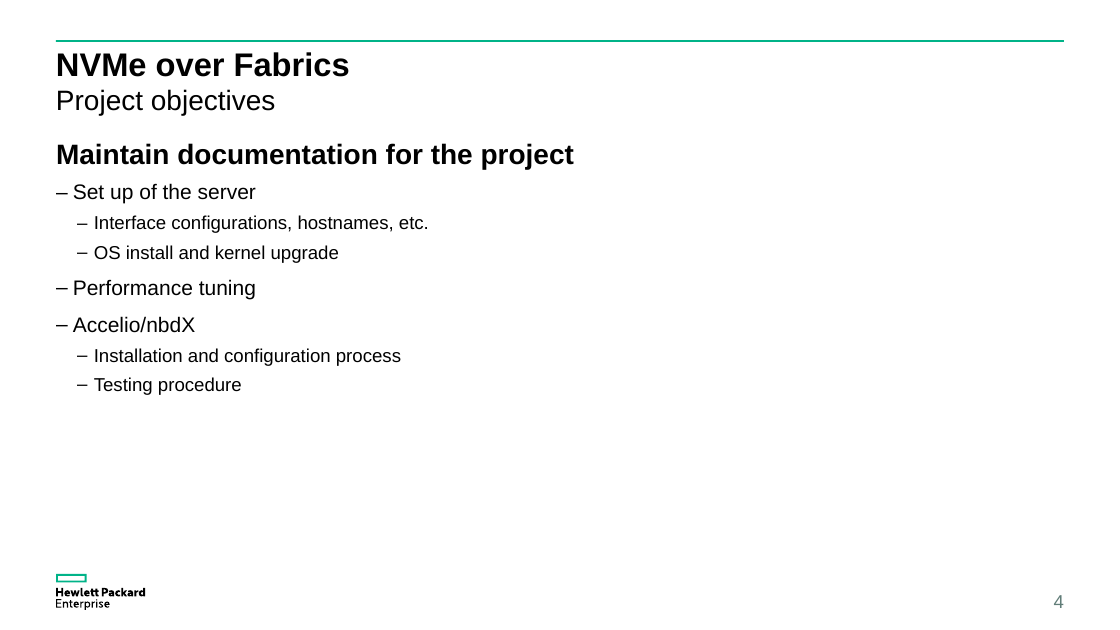
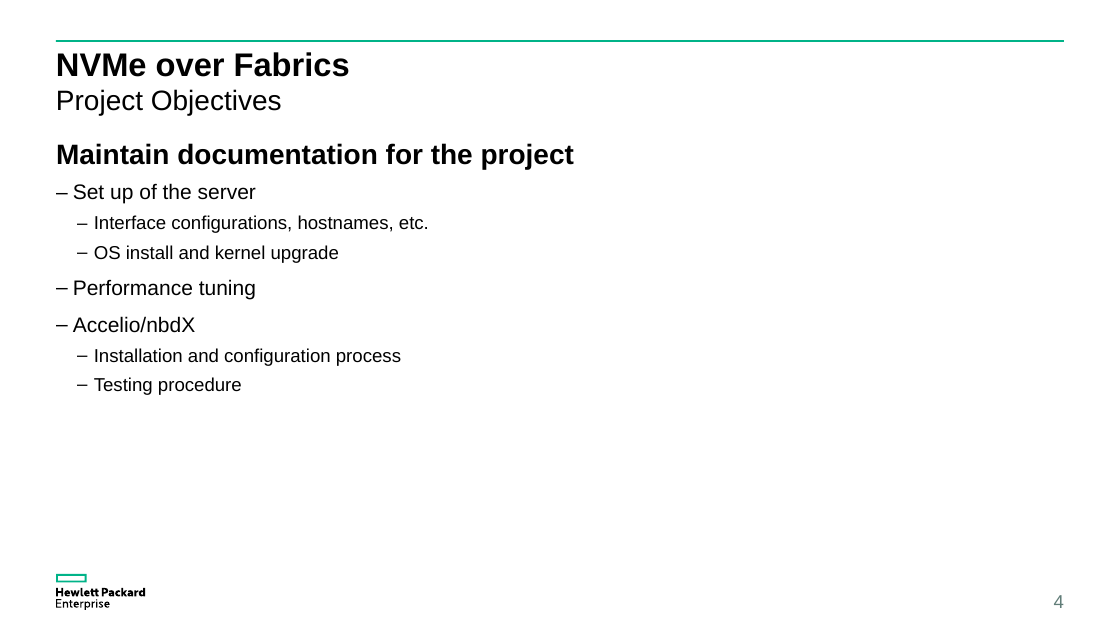
Before and after one commit to coy-humphrey/nvme-hpe, a slide deck: slide 4 of deliverables/HPE.Presentation.pptx. Drawn at 1120x630 pixels with LibreOffice and Linux fonts; fonts in the diff are those of the drawing. Boxes give left, top, right and bottom in pixels: in the first picture for what was removed or moved away, otherwise in the second. Text is boxed around its words. In the diff, an @@ line names an element or a change of style, - is before the commit and + after.

```diff
--- a/deliverables/HPE.Presentation.pptx
+++ b/deliverables/HPE.Presentation.pptx
@@ text at (56, 89, 282, 115): text changed @@
-Project objectives
+Project Objectives
```
Also in this commit, not shown: 6 other slides changed.
